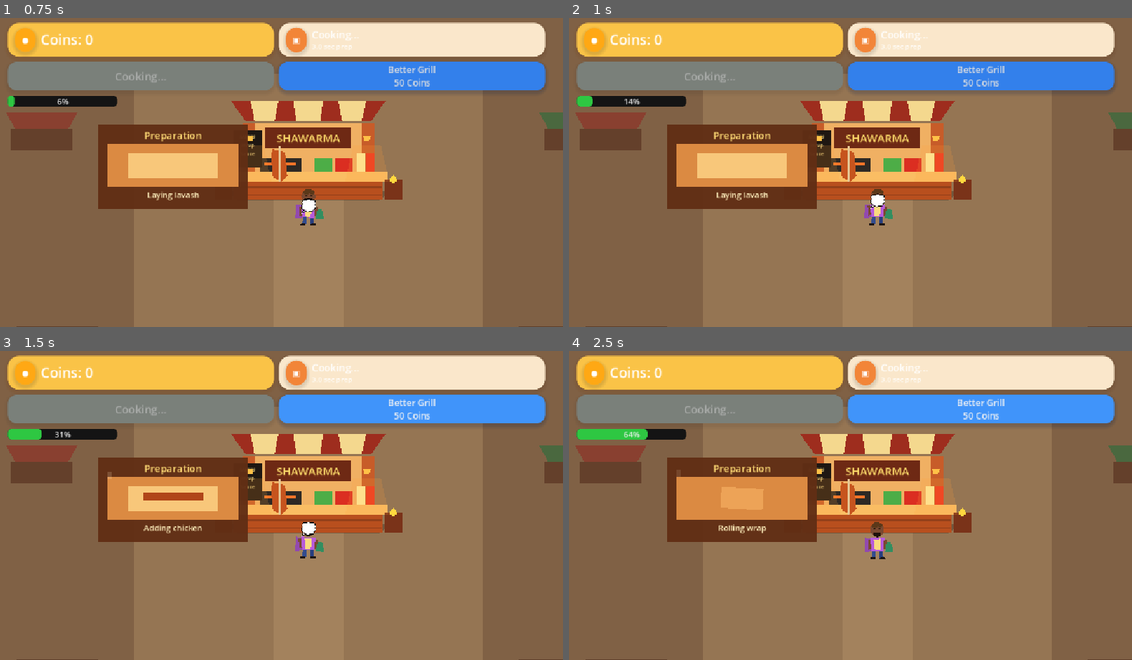
Above: before the commit, frames 1-4 (two rows, left to right).
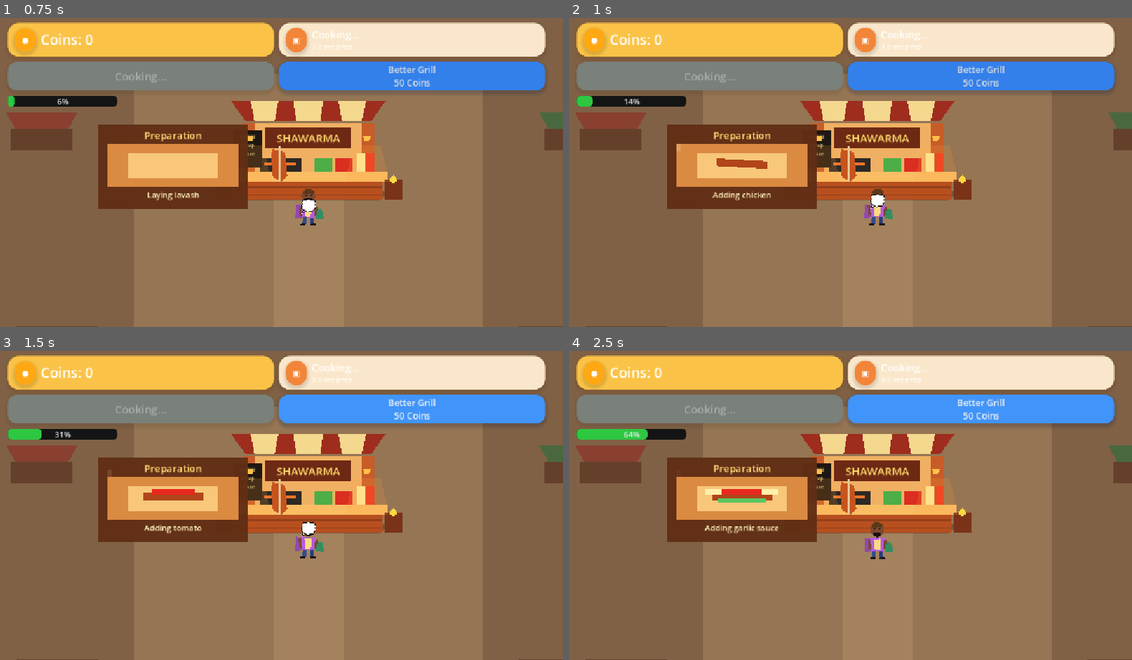
Above: after the commit, the same moments.

Repository: pyto159/ShawarmaEmpire
Game: Godot game, scene res://Scenes/Main.tscn
Same seed, same stepped clock (60 frames per second), same inputs: the game is played once before the commit and once after it.
Inputs:
- Up to frame 1 (0.75 s): click "Prepare" at 0.5 s
- Up to frame 2 (1 s): no input
- Up to frame 3 (1.5 s): click "Better Grill 50 Coins" at 1.25 s
- Up to frame 4 (2.5 s): click "Better Grill 50 Coins" at 2 s

Frame 1 is identical in both runs. In frame 2, 0.4% of the frame differs, in the area x 19-36%, y 40-60%; in frame 3, 0.3%; in frame 4, 1.5%, in the area x 22-39%, y 43-60%.

Commit message:
Add starter shawarma recipes

Diff:
--- /dev/null
+++ b/shawarma-empire/Resources/Ingredients/Cheese.tres
@@ -0,0 +1,8 @@
+[gd_resource type="Resource" script_class="Ingredient" load_steps=2 format=3]
+
+[ext_resource type="Script" path="res://Scripts/Recipes/Ingredient.gd" id="1_ingredient"]
+
+[resource]
+script = ExtResource("1_ingredient")
+display_name = "Cheese"
+unlock_level = 1
--- /dev/null
+++ b/shawarma-empire/Resources/Ingredients/Cucumber.tres
@@ -0,0 +1,8 @@
+[gd_resource type="Resource" script_class="Ingredient" load_steps=2 format=3]
+
+[ext_resource type="Script" path="res://Scripts/Recipes/Ingredient.gd" id="1_ingredient"]
+
+[resource]
+script = ExtResource("1_ingredient")
+display_name = "Cucumber"
+unlock_level = 1
--- /dev/null
+++ b/shawarma-empire/Resources/Ingredients/Jalapeno.tres
@@ -0,0 +1,8 @@
+[gd_resource type="Resource" script_class="Ingredient" load_steps=2 format=3]
+
+[ext_resource type="Script" path="res://Scripts/Recipes/Ingredient.gd" id="1_ingredient"]
+
+[resource]
+script = ExtResource("1_ingredient")
+display_name = "Jalapeño"
+unlock_level = 1
--- /dev/null
+++ b/shawarma-empire/Resources/Ingredients/SpicySauce.tres
@@ -0,0 +1,8 @@
+[gd_resource type="Resource" script_class="Ingredient" load_steps=2 format=3]
+
+[ext_resource type="Script" path="res://Scripts/Recipes/Ingredient.gd" id="1_ingredient"]
+
+[resource]
+script = ExtResource("1_ingredient")
+display_name = "Spicy Sauce"
+unlock_level = 1
--- /dev/null
+++ b/shawarma-empire/Resources/Ingredients/Tomato.tres
@@ -0,0 +1,8 @@
+[gd_resource type="Resource" script_class="Ingredient" load_steps=2 format=3]
+
+[ext_resource type="Script" path="res://Scripts/Recipes/Ingredient.gd" id="1_ingredient"]
+
+[resource]
+script = ExtResource("1_ingredient")
+display_name = "Tomato"
+unlock_level = 1
--- /dev/null
+++ b/shawarma-empire/Resources/Recipes/CheeseShawarma.tres
@@ -0,0 +1,14 @@
+[gd_resource type="Resource" script_class="Recipe" load_steps=6 format=3]
+
+[ext_resource type="Script" path="res://Scripts/Recipes/Recipe.gd" id="1_recipe"]
+[ext_resource type="Resource" path="res://Resources/Ingredients/Lavash.tres" id="2_lavash"]
+[ext_resource type="Resource" path="res://Resources/Ingredients/Chicken.tres" id="3_chicken"]
+[ext_resource type="Resource" path="res://Resources/Ingredients/Cheese.tres" id="4_cheese"]
+[ext_resource type="Resource" path="res://Resources/Ingredients/GarlicSauce.tres" id="5_garlic_sauce"]
+
+[resource]
+script = ExtResource("1_recipe")
+display_name = "Cheese Shawarma"
+base_price = 30
+preparation_time = 4.0
+required_ingredients = Array[Resource]([ExtResource("2_lavash"), ExtResource("3_chicken"), ExtResource("4_cheese"), ExtResource("5_garlic_sauce")])
--- a/shawarma-empire/Resources/Recipes/ClassicShawarma.tres
+++ b/shawarma-empire/Resources/Recipes/ClassicShawarma.tres
@@ -1,13 +1,15 @@
-[gd_resource type="Resource" script_class="Recipe" load_steps=5 format=3]
+[gd_resource type="Resource" script_class="Recipe" load_steps=7 format=3]
 
 [ext_resource type="Script" path="res://Scripts/Recipes/Recipe.gd" id="1_recipe"]
 [ext_resource type="Resource" path="res://Resources/Ingredients/Lavash.tres" id="2_lavash"]
 [ext_resource type="Resource" path="res://Resources/Ingredients/Chicken.tres" id="3_chicken"]
-[ext_resource type="Resource" path="res://Resources/Ingredients/GarlicSauce.tres" id="4_garlic_sauce"]
+[ext_resource type="Resource" path="res://Resources/Ingredients/Tomato.tres" id="4_tomato"]
+[ext_resource type="Resource" path="res://Resources/Ingredients/Cucumber.tres" id="5_cucumber"]
+[ext_resource type="Resource" path="res://Resources/Ingredients/GarlicSauce.tres" id="6_garlic_sauce"]
 
 [resource]
 script = ExtResource("1_recipe")
 display_name = "Classic Shawarma"
-base_price = 10
+base_price = 15
 preparation_time = 3.0
-required_ingredients = Array[Resource]([ExtResource("2_lavash"), ExtResource("3_chicken"), ExtResource("4_garlic_sauce")])
+required_ingredients = Array[Resource]([ExtResource("2_lavash"), ExtResource("3_chicken"), ExtResource("4_tomato"), ExtResource("5_cucumber"), ExtResource("6_garlic_sauce")])
--- /dev/null
+++ b/shawarma-empire/Resources/Recipes/SpicyShawarma.tres
@@ -0,0 +1,14 @@
+[gd_resource type="Resource" script_class="Recipe" load_steps=6 format=3]
+
+[ext_resource type="Script" path="res://Scripts/Recipes/Recipe.gd" id="1_recipe"]
+[ext_resource type="Resource" path="res://Resources/Ingredients/Lavash.tres" id="2_lavash"]
+[ext_resource type="Resource" path="res://Resources/Ingredients/Chicken.tres" id="3_chicken"]
+[ext_resource type="Resource" path="res://Resources/Ingredients/Jalapeno.tres" id="4_jalapeno"]
+[ext_resource type="Resource" path="res://Resources/Ingredients/SpicySauce.tres" id="5_spicy_sauce"]
+
+[resource]
+script = ExtResource("1_recipe")
+display_name = "Spicy Shawarma"
+base_price = 22
+preparation_time = 3.5
+required_ingredients = Array[Resource]([ExtResource("2_lavash"), ExtResource("3_chicken"), ExtResource("4_jalapeno"), ExtResource("5_spicy_sauce")])
--- a/shawarma-empire/Scenes/Customer/Customer.tscn
+++ b/shawarma-empire/Scenes/Customer/Customer.tscn
@@ -1,7 +1,9 @@
-[gd_scene load_steps=5 format=3 uid="uid://customer"]
+[gd_scene load_steps=7 format=3 uid="uid://customer"]
 
 [ext_resource type="Script" path="res://Scripts/Customer/Customer.gd" id="1_customer"]
 [ext_resource type="Resource" path="res://Resources/Recipes/ClassicShawarma.tres" id="2_classic_shawarma"]
+[ext_resource type="Resource" path="res://Resources/Recipes/SpicyShawarma.tres" id="4_spicy_shawarma"]
+[ext_resource type="Resource" path="res://Resources/Recipes/CheeseShawarma.tres" id="5_cheese_shawarma"]
 [ext_resource type="PackedScene" path="res://Scenes/UI/CustomerEmotion.tscn" id="3_customer_emotion"]
 
 [sub_resource type="CapsuleShape2D" id="CapsuleShape2D_customer"]
@@ -10,7 +12,7 @@
 
 [node name="Customer" type="CharacterBody2D"]
 script = ExtResource("1_customer")
-available_recipes = Array[Resource]([ExtResource("2_classic_shawarma")])
+available_recipes = Array[Resource]([ExtResource("2_classic_shawarma"), ExtResource("4_spicy_shawarma"), ExtResource("5_cheese_shawarma")])
 food_visual_path = NodePath("Food")
 
 [node name="Body" type="Node2D" parent="."]
--- a/shawarma-empire/Scenes/Stand/PreparationTable.tscn
+++ b/shawarma-empire/Scenes/Stand/PreparationTable.tscn
@@ -61,6 +61,15 @@
 offset_bottom = 34.0
 color = Color(1, 0.94, 0.67, 1)
 
+[node name="SpicySauce" type="ColorRect" parent="Panel/Board"]
+mouse_filter = 2
+layout_mode = 0
+offset_left = 58.0
+offset_top = 36.0
+offset_right = 206.0
+offset_bottom = 46.0
+color = Color(0.82, 0.1, 0.04, 1)
+
 [node name="TomatoSlices" type="ColorRect" parent="Panel/Board"]
 mouse_filter = 2
 layout_mode = 0
@@ -78,6 +87,24 @@
 offset_right = 180.0
 offset_bottom = 52.0
 color = Color(0.35, 0.78, 0.38, 1)
+
+[node name="JalapenoSlices" type="ColorRect" parent="Panel/Board"]
+mouse_filter = 2
+layout_mode = 0
+offset_left = 108.0
+offset_top = 20.0
+offset_right = 156.0
+offset_bottom = 30.0
+color = Color(0.16, 0.62, 0.16, 1)
+
+[node name="Cheese" type="ColorRect" parent="Panel/Board"]
+mouse_filter = 2
+layout_mode = 0
+offset_left = 76.0
+offset_top = 52.0
+offset_right = 188.0
+offset_bottom = 64.0
+color = Color(1, 0.84, 0.18, 1)
 
 [node name="SmokeOne" type="ColorRect" parent="Panel/Board"]
 mouse_filter = 2
--- a/shawarma-empire/Scripts/Stand/PreparationTable.gd
+++ b/shawarma-empire/Scripts/Stand/PreparationTable.gd
@@ -2,10 +2,8 @@
 class_name PreparationTable
 
 const COMPLETED_HIDE_DELAY_SECONDS: float = 0.45
-const LAVASH_STEP_PROGRESS: float = 0.0
-const MEAT_STEP_PROGRESS: float = 0.2
-const SAUCE_STEP_PROGRESS: float = 0.4
-const ROLL_STEP_PROGRESS: float = 0.6
+const FIRST_STEP_PROGRESS: float = 0.0
+const ROLL_FALLBACK_PROGRESS: float = 0.6
 const COMPLETE_STEP_PROGRESS: float = 0.8
 const INGREDIENT_APPEAR_SCALE: Vector2 = Vector2(0.7, 0.7)
 const INGREDIENT_SETTLE_SCALE: Vector2 = Vector2.ONE
@@ -24,9 +22,12 @@
 @onready var _status_label: Label = $Panel/StatusLabel
 @onready var _lavash: ColorRect = $Panel/Board/Lavash
 @onready var _meat: ColorRect = $Panel/Board/Meat
-@onready var _sauce: ColorRect = $Panel/Board/GarlicSauce
+@onready var _garlic_sauce: ColorRect = $Panel/Board/GarlicSauce
+@onready var _spicy_sauce: ColorRect = $Panel/Board/SpicySauce
 @onready var _tomato: ColorRect = $Panel/Board/TomatoSlices
 @onready var _cucumber: ColorRect = $Panel/Board/CucumberSlices
+@onready var _jalapeno: ColorRect = $Panel/Board/JalapenoSlices
+@onready var _cheese: ColorRect = $Panel/Board/Cheese
 @onready var _rolled_shawarma: ColorRect = $Panel/Board/RolledShawarma
 @onready var _complete_label: Label = $Panel/Board/CompleteLabel
 @onready var _smoke_particles: Array[ColorRect] = [$Panel/Board/SmokeOne, $Panel/Board/SmokeTwo]
@@ -35,6 +36,8 @@
 var _hide_timer: Timer = Timer.new()
 var _ingredient_tweens: Dictionary = {}
 var _smoke_tween: Tween
+var _active_ingredient_nodes: Array[Control] = []
+var _active_ingredient_names: Array[String] = []
 
 
 func _ready() -> void:
@@ -110,23 +113,24 @@
 
 
 func _configure_ingredient_pivots() -> void:
-	for ingredient_node: Control in [_lavash, _meat, _sauce, _tomato, _cucumber, _rolled_shawarma]:
+	for ingredient_node: Control in _get_visual_ingredient_nodes():
 		ingredient_node.pivot_offset = ingredient_node.size * 0.5
 
 
 func _show_progress_step(progress: float, animate_ingredients: bool = true) -> void:
 	var safe_progress: float = clampf(progress, 0.0, 1.0)
-	var is_rolled: bool = safe_progress >= ROLL_STEP_PROGRESS
-	_set_ingredient_visible(_lavash, not is_rolled and safe_progress >= LAVASH_STEP_PROGRESS, 0, animate_ingredients)
-	_set_ingredient_visible(_meat, not is_rolled and safe_progress >= MEAT_STEP_PROGRESS, 1, animate_ingredients)
-	_set_ingredient_visible(_sauce, not is_rolled and safe_progress >= SAUCE_STEP_PROGRESS, 2, animate_ingredients)
-	_set_ingredient_visible(_tomato, not is_rolled and safe_progress >= SAUCE_STEP_PROGRESS, 3, animate_ingredients)
-	_set_ingredient_visible(_cucumber, not is_rolled and safe_progress >= SAUCE_STEP_PROGRESS, 4, animate_ingredients)
-	_set_ingredient_visible(_rolled_shawarma, is_rolled, 5, animate_ingredients)
-	_set_smoke_visible(safe_progress >= MEAT_STEP_PROGRESS and safe_progress < COMPLETE_STEP_PROGRESS)
+	var roll_progress: float = _get_roll_progress()
+	var is_rolled: bool = safe_progress >= roll_progress
+
+	for ingredient_index: int in range(_active_ingredient_nodes.size()):
+		var ingredient_node: Control = _active_ingredient_nodes[ingredient_index]
+		var ingredient_progress: float = _get_ingredient_progress(ingredient_index)
+		_set_ingredient_visible(ingredient_node, not is_rolled and safe_progress >= ingredient_progress, ingredient_index, animate_ingredients)
+
+	_set_ingredient_visible(_rolled_shawarma, is_rolled, _active_ingredient_nodes.size(), animate_ingredients)
+	_set_smoke_visible(_should_show_smoke(safe_progress, roll_progress))
 	_complete_label.visible = safe_progress >= COMPLETE_STEP_PROGRESS
 	_update_status_label(safe_progress)
-
 
 func _set_ingredient_visible(ingredient_node: Control, should_show: bool, sequence_index: int, animate_ingredient: bool) -> void:
 	if not should_show:
@@ -185,7 +189,7 @@
 
 
 func _hide_all_ingredients() -> void:
-	for ingredient_node: Control in [_lavash, _meat, _sauce, _tomato, _cucumber, _rolled_shawarma]:
+	for ingredient_node: Control in _get_visual_ingredient_nodes():
 		_stop_ingredient_tween(ingredient_node)
 		_reset_ingredient_transform(ingredient_node)
 		ingredient_node.visible = false
@@ -201,28 +205,107 @@
 func _update_status_label(progress: float) -> void:
 	if progress >= COMPLETE_STEP_PROGRESS:
 		_status_label.text = "Ready shawarma!"
-	elif progress >= ROLL_STEP_PROGRESS:
+		return
+
+	if progress >= _get_roll_progress():
 		_status_label.text = "Rolling wrap"
-	elif progress >= SAUCE_STEP_PROGRESS:
-		_status_label.text = "Adding garlic sauce"
-	elif progress >= MEAT_STEP_PROGRESS:
-		_status_label.text = "Adding chicken"
+		return
+
+	var current_ingredient_name: String = _get_current_ingredient_name(progress)
+	if current_ingredient_name.is_empty():
+		_status_label.text = "Preparing ingredients"
+		return
+
+	if current_ingredient_name == "Lavash":
+		_status_label.text = "Laying lavash"
 	else:
-		_status_label.text = "Laying lavash"
+		_status_label.text = "Adding %s" % current_ingredient_name.to_lower()
 
 
 func _reset_table() -> void:
 	_hide_timer.stop()
 	visible = false
 	_hide_all_ingredients()
-	_update_status_label(LAVASH_STEP_PROGRESS)
-
-
-func _on_cooking_started(_order: Order) -> void:
+	_update_status_label(FIRST_STEP_PROGRESS)
+
+func _set_active_recipe(order: Order) -> void:
+	_active_ingredient_nodes.clear()
+	_active_ingredient_names.clear()
+	if order == null or order.selected_recipe == null:
+		return
+
+	for ingredient: Ingredient in order.selected_recipe.required_ingredients:
+		var ingredient_node: Control = _get_ingredient_node(ingredient)
+		if ingredient_node == null:
+			continue
+
+		_active_ingredient_nodes.append(ingredient_node)
+		_active_ingredient_names.append(ingredient.display_name)
+
+
+func _get_ingredient_node(ingredient: Ingredient) -> Control:
+	if ingredient == null:
+		return null
+
+	match ingredient.display_name:
+		"Lavash":
+			return _lavash
+		"Chicken":
+			return _meat
+		"Garlic Sauce":
+			return _garlic_sauce
+		"Spicy Sauce":
+			return _spicy_sauce
+		"Tomato":
+			return _tomato
+		"Cucumber":
+			return _cucumber
+		"Jalapeño":
+			return _jalapeno
+		"Cheese":
+			return _cheese
+
+	return null
+
+
+func _get_visual_ingredient_nodes() -> Array[Control]:
+	return [_lavash, _meat, _garlic_sauce, _spicy_sauce, _tomato, _cucumber, _jalapeno, _cheese, _rolled_shawarma]
+
+
+func _get_ingredient_progress(ingredient_index: int) -> float:
+	if _active_ingredient_nodes.is_empty():
+		return FIRST_STEP_PROGRESS
+
+	var step_count: int = _active_ingredient_nodes.size() + 1
+	return COMPLETE_STEP_PROGRESS * float(ingredient_index) / float(step_count)
+
+
+func _get_roll_progress() -> float:
+	if _active_ingredient_nodes.is_empty():
+		return ROLL_FALLBACK_PROGRESS
+
+	var step_count: int = _active_ingredient_nodes.size() + 1
+	return COMPLETE_STEP_PROGRESS * float(_active_ingredient_nodes.size()) / float(step_count)
+
+
+func _should_show_smoke(progress: float, roll_progress: float) -> bool:
+	return progress >= _get_ingredient_progress(1) and progress < roll_progress
+
+
+func _get_current_ingredient_name(progress: float) -> String:
+	for ingredient_index: int in range(_active_ingredient_names.size() - 1, -1, -1):
+		if progress >= _get_ingredient_progress(ingredient_index):
+			return _active_ingredient_names[ingredient_index]
+
+	return ""
+
+
+func _on_cooking_started(order: Order) -> void:
 	_hide_timer.stop()
+	_set_active_recipe(order)
 	_title_label.text = "Preparation"
 	visible = true
-	_show_progress_step(LAVASH_STEP_PROGRESS)
+	_show_progress_step(FIRST_STEP_PROGRESS)
 
 
 func _on_cooking_progress_changed(_order: Order, _remaining_seconds: float, progress: float) -> void:
Not shown, changed: Docs/GAME_DESIGN.md
Not shown, changed: Docs/TECHNICAL.md
